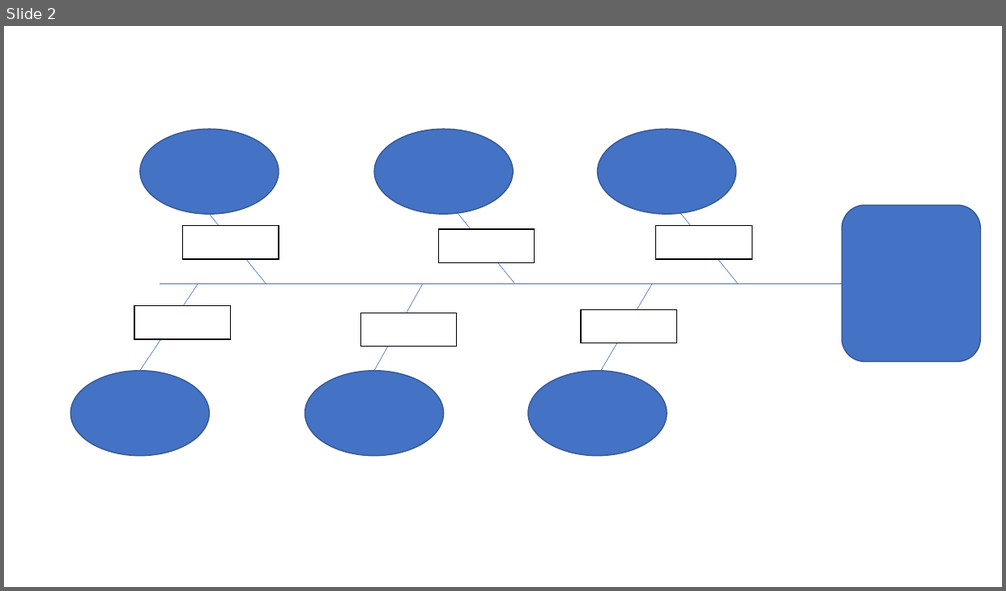
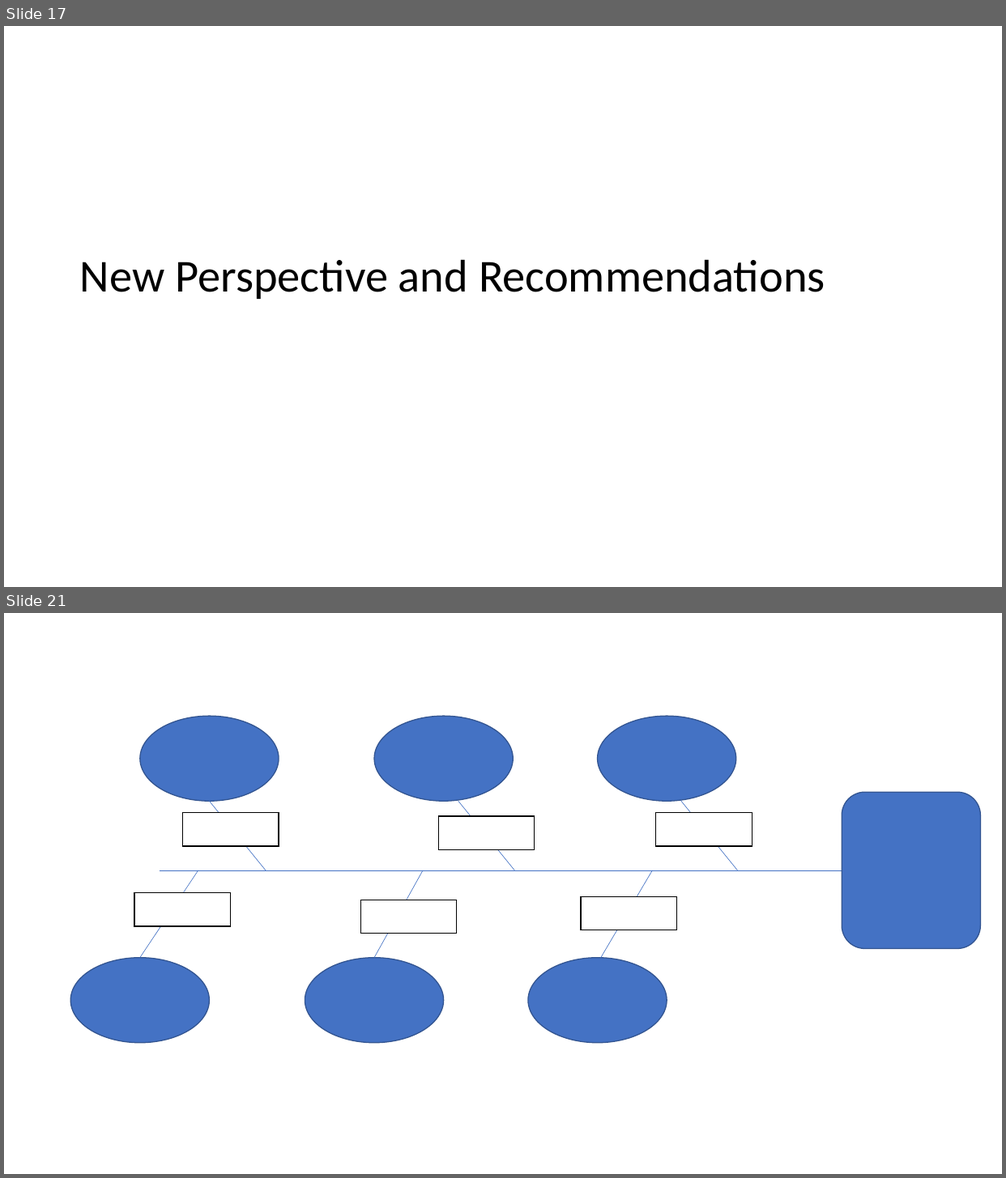
Before and after one commit to Fora1030/data-structures, a slide deck: other/Root Cause Analysis Templates (1).pptx. Shown one above the other, each under a label of ours: slide 2 before the commit, slides 17 and 21 after it; the slides between them are not shown. The pictures are 1006x591 and 1006x1178 pixels, drawn with LibreOffice and Linux fonts; fonts in the diff are those of the drawing. Boxes give left, top, right and bottom in pixels: in the first picture for what was removed or moved away, otherwise in the second. Text is boxed around its words. In the diff, an @@ line names an element or a change of style, - is before the commit and + after.

```diff
--- a/other/Root Cause Analysis Templates (1).pptx
+++ b/other/Root Cause Analysis Templates (1).pptx
@@ slide 17 added at bbox=[4, 26, 1002, 587], background #FFFFFF @@
@@ title added at bbox=[80, 259, 825, 299], 44 pt, text #000000 @@
+New Perspective and Recommendations
@@ what was slide 2 is now slide 21 @@
```
Also in this commit, not shown: 1 slide changed, 18 other slides added, 2 other files.
